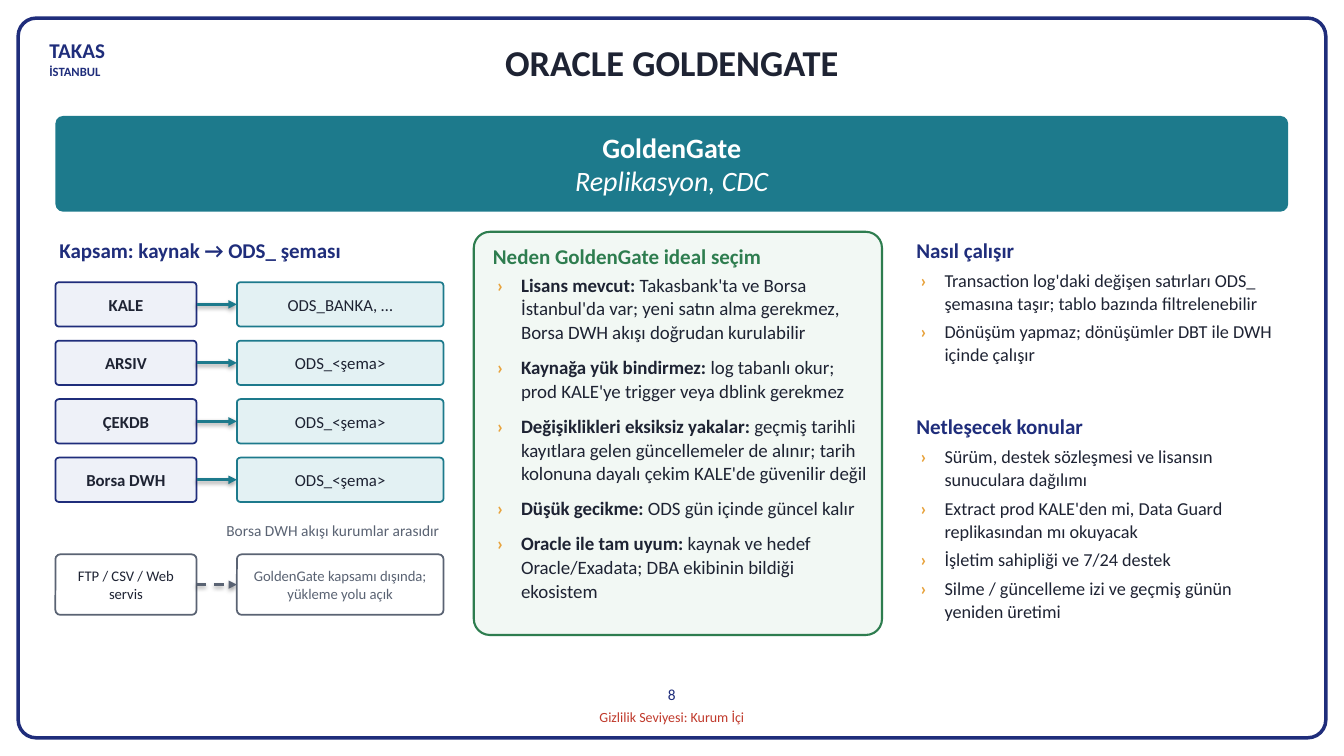
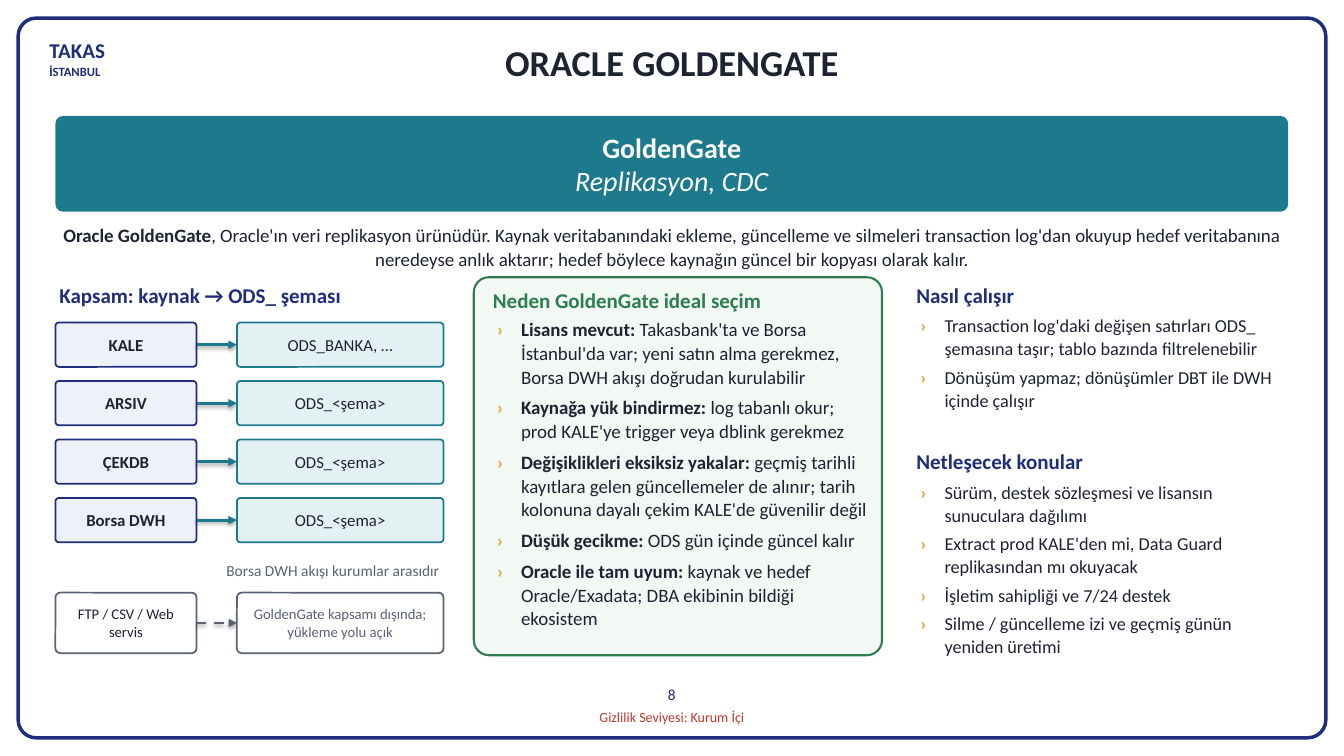
Before and after one commit to hanifidemirel0/Cursor-Projects, a slide deck: slide 8 of outputs/dwh-sunum-kasim-2026/5 - DWHSunum_Kasim2026.pptx. Drawn at 1344x756 pixels with LibreOffice and Linux fonts; fonts in the diff are those of the drawing. Boxes give left, top, right and bottom in pixels: in the first picture for what was removed or moved away, otherwise in the second. Text is boxed around its words. In the diff, an @@ line names an element or a change of style, - is before the commit and + after.

```diff
--- a/outputs/dwh-sunum-kasim-2026/5 - DWHSunum_Kasim2026.pptx
+++ b/outputs/dwh-sunum-kasim-2026/5 - DWHSunum_Kasim2026.pptx
@@ text added at (63,228,1280,270), 13.5 pt, text #1E2333 @@
+Oracle GoldenGate, Oracle'ın veri replikasyon ürünüdür. Kaynak veritabanındaki ekleme, güncelleme ve silmeleri transaction log'dan okuyup hedef veritabanına neredeyse anlık aktarır; hedef böylece kaynağın güncel bir kopyası olarak kalır.
@@ rounded rectangle: place and size @@
-rounded rectangle at (474,232,882,635)
+rounded rectangle at (474,277,882,655)
@@ text "› Lisans mevcut: Takasbank'ta ve ...": place and size @@
-text "› Lisans mevcut: Takasbank'ta ve ..." at (521,279,867,598)
+text "› Lisans mevcut: Takasbank'ta ve ..." at (521,323,867,625)
@@ text "› Lisans mevcut: Takasbank'ta ve ..." at (521,323,867,625): less space between paragraphs @@
@@ 4 texts: place and size @@
-4 texts at (59,243,1272,364)
+4 texts at (59,288,1272,410)
@@ 3 arrows, 2 rounded rectangles: place and size @@
-3 arrows, 2 rounded rectangles at (197,363,444,502)
+3 arrows, 2 rounded rectangles at (197,345,444,484)
@@ text "Netleşecek konular": place and size @@
-text "Netleşecek konular" at (916,419,1083,438)
+text "Netleşecek konular" at (916,454,1083,473)
@@ text "› Sürüm, destek sözleşmesi ve ...": place and size @@
-text "› Sürüm, destek sözleşmesi ve ..." at (945,502,1232,621)
+text "› Sürüm, destek sözleşmesi ve ..." at (945,537,1232,656)
@@ rounded rectangle "ODS_<şema>": place and size @@
-rounded rectangle "ODS_<şema>" at (237,341,444,385)
+rounded rectangle "ODS_<şema>" at (237,498,444,542)
@@ arrow moved from (197, 304) - (237, 304) to (197, 520) - (237, 520) @@
@@ 7 rounded rectangles, 1 text, 1 arrow: place and size @@
-7 rounded rectangles, 1 text, 1 arrow at (55,282,444,615)
+7 rounded rectangles, 1 text, 1 arrow at (55,323,444,653)
```
Also in this commit, not shown: 3 other files.
